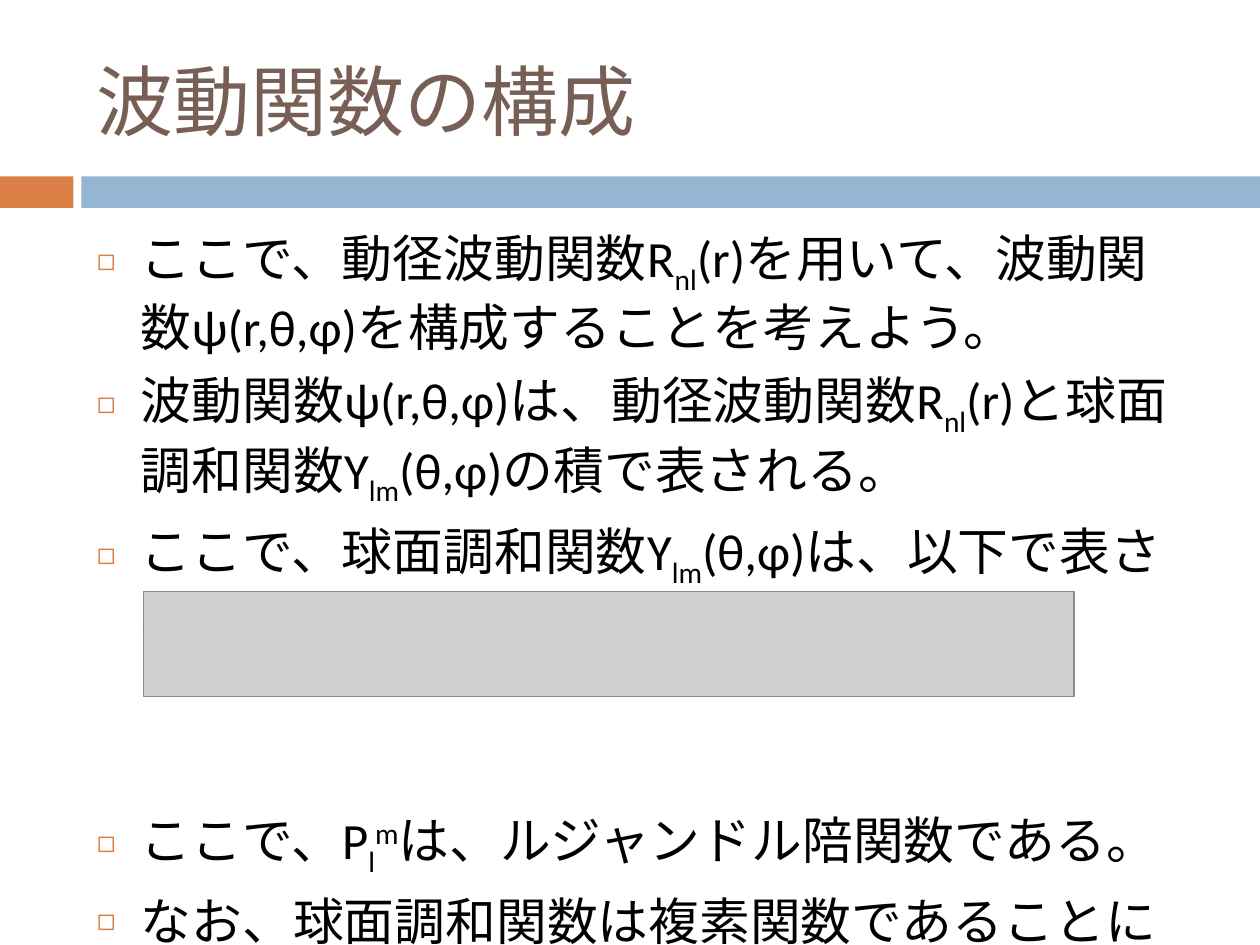
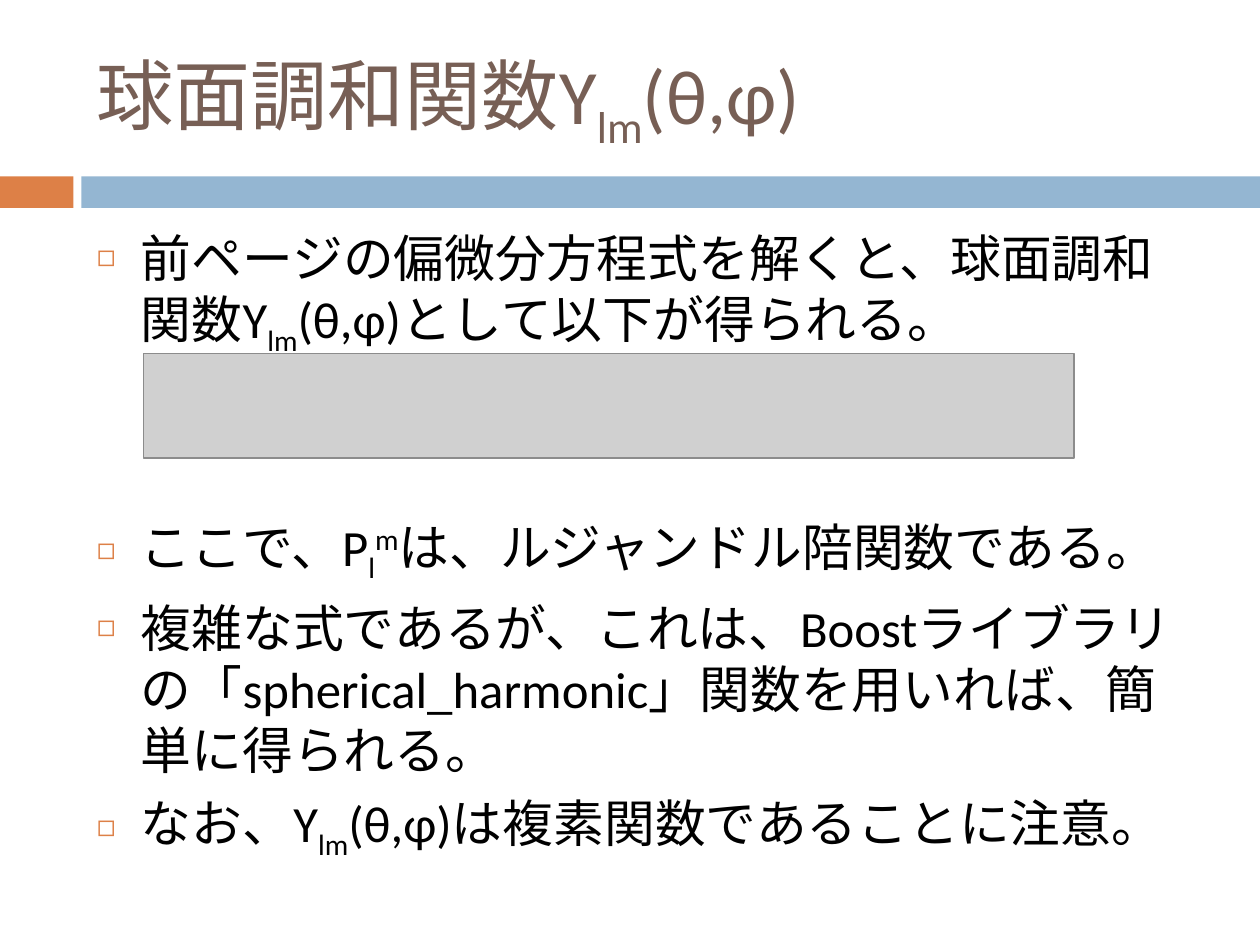
Before and after one commit to dc1394/fukui_sono3, a slide deck: slide 8 of 福井技術者の集い その3 発表資料スライド.pptx (slide 7 before the commit). Drawn at 1260x945 pixels with LibreOffice and Linux fonts; fonts in the diff are those of the drawing; grey boxes stand for pictures. Boxes give left, top, right and bottom in pixels: in the first picture for what was removed or moved away, otherwise in the second. Text is boxed around its words. In the diff, an @@ line names an element or a change of style, - is before the commit and + after.

Commit message:
スライド加筆

```diff
--- a/福井技術者の集い その3 発表資料スライド.pptx
+++ b/福井技術者の集い その3 発表資料スライド.pptx
@@ title at [97, 59, 800, 137]: text changed @@
-波動関数の構成
+球面調和関数Ylm(θ,φ)
@@ text at [141, 234, 1153, 347]: text changed @@
-◻ ここで、動径波動関数Rnl(r)を用いて、波動関数ψ(r,θ,φ)を構成することを考えよう。
-◻ 波動関数ψ(r,θ,φ)は、動径波動関数Rnl(r)と球面調和関数Ylm(θ,φ)の積で表される。
-◻ ここで、球面調和関数Ylm(θ,φ)は、以下で表される。
+◻ 前ページの偏微分方程式を解くと、球面調和関数Ylm(θ,φ)として以下が得られる。
@@ picture: place and size @@
-picture at [144, 591, 1074, 696]
+picture at [144, 354, 1074, 459]
@@ text at [141, 603, 1171, 851]: text changed @@
-◻ なお、球面調和関数は複素関数であることに注意。
+◻ 複雑な式であるが、これは、Boostライブラリの「spherical_harmonic」関数を用いれば、簡単に得られる。
+◻ なお、Ylm(θ,φ)は複素関数であることに注意。
```
Also in this commit, not shown: 5 other slides changed, 2 slides added, 2 other files.
